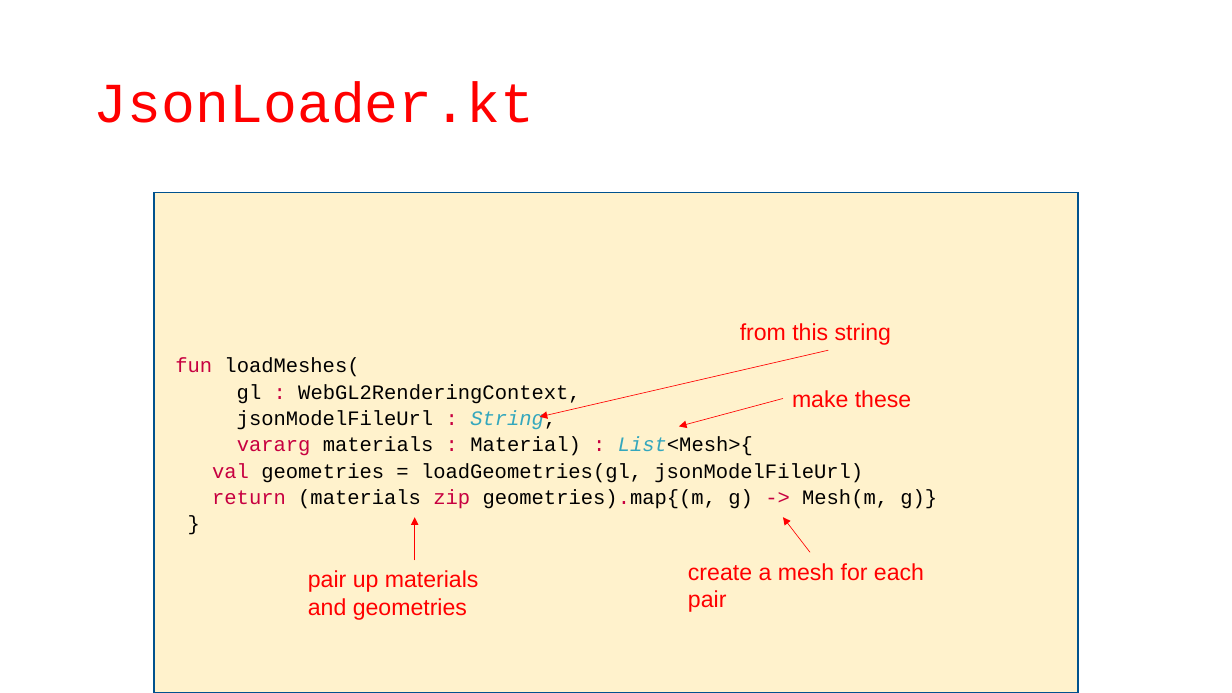
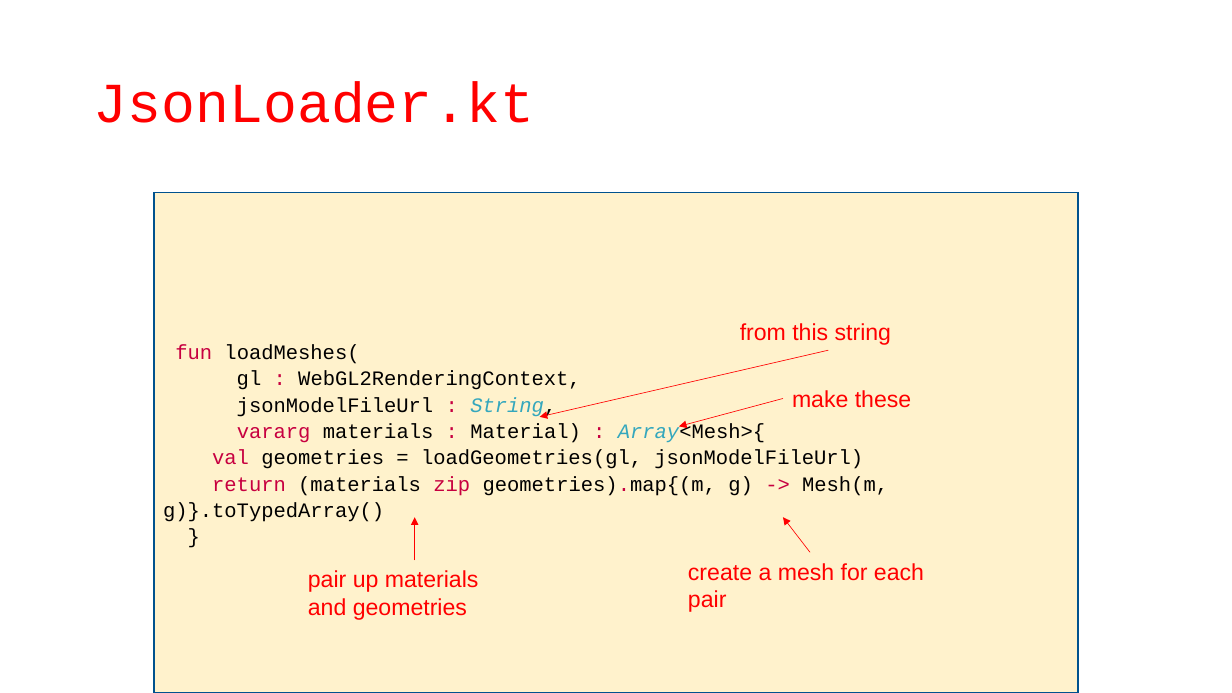
Before and after one commit to szecsi/kogfactory, a slide deck: slide 11 of projects/kog.040.010-models/aitcg310 - Modeling.pptx. Drawn at 1232x693 pixels with LibreOffice and Linux fonts; fonts in the diff are those of the drawing. Boxes give left, top, right and bottom in pixels: in the first picture for what was removed or moved away, otherwise in the second. Text is boxed around its words. In the diff, an @@ line names an element or a change of style, - is before the commit and + after.

```diff
--- a/projects/kog.040.010-models/aitcg310 - Modeling.pptx
+++ b/projects/kog.040.010-models/aitcg310 - Modeling.pptx
@@ text in rectangle at (x1=237, y1=424, x2=765, y2=443): text changed @@
-vararg materials : Material) : List<Mesh>{
+vararg materials : Material) : Array<Mesh>{
@@ text in rectangle at (x1=163, y1=476, x2=888, y2=522): text changed @@
-return (materials zip geometries).map{(m, g) -> Mesh(m, g)}
+return (materials zip geometries).map{(m, g) -> Mesh(m, g)}.toTypedArray()
```
Also in this commit, not shown: 1 other slide changed, 5 other files.
